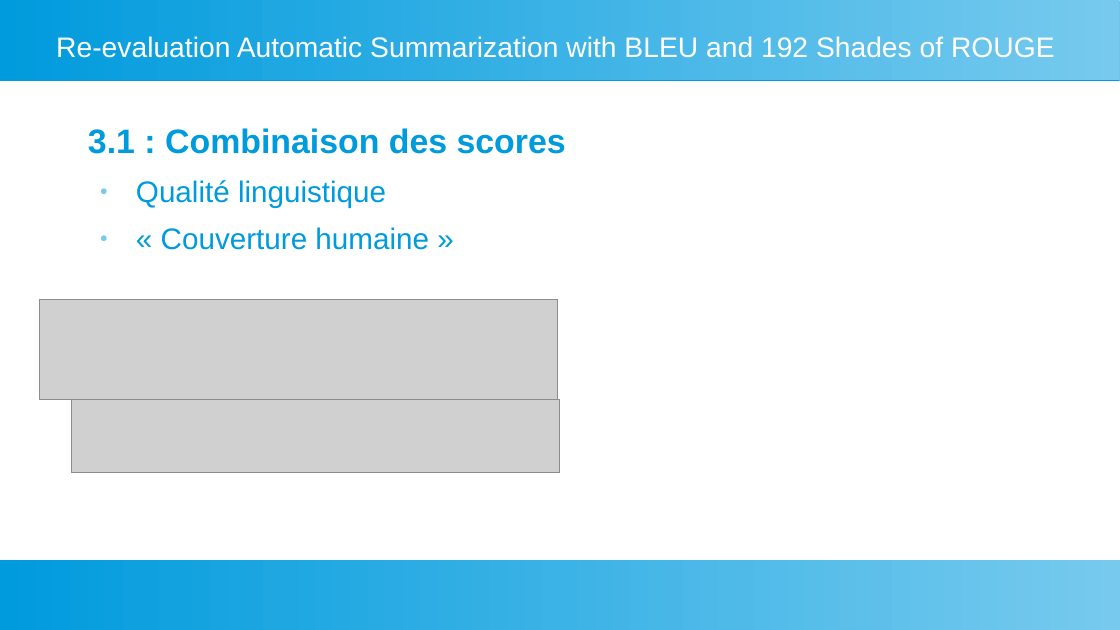
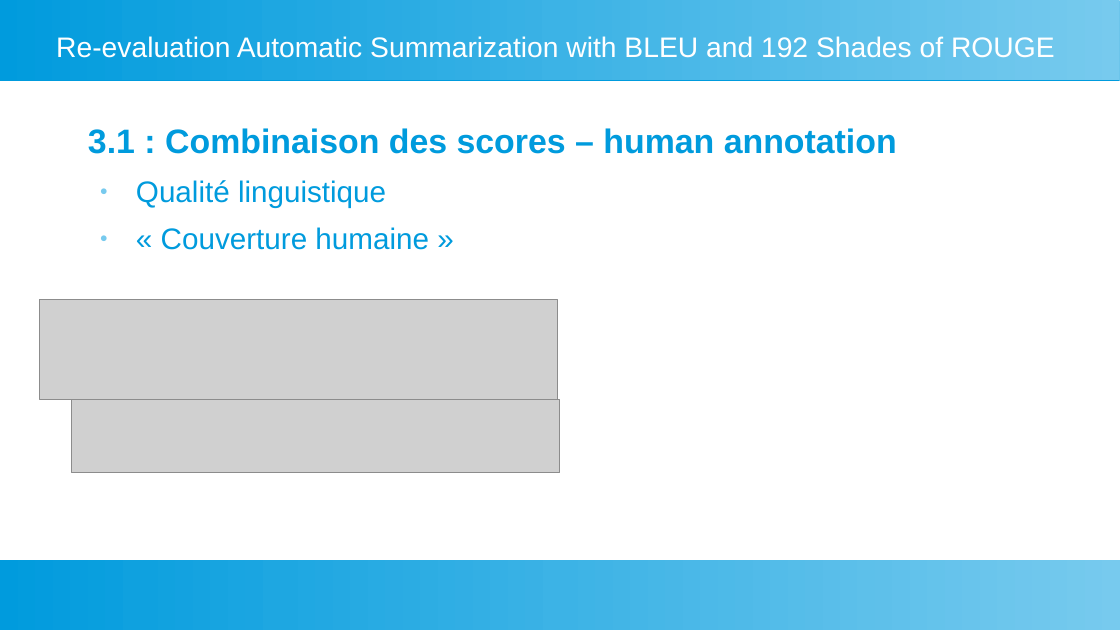
Before and after one commit to fannybachey/stage_2024, a slide deck: slide 11 of presentation/presentation_2.odp (slide 6 before the commit). Drawn at 1120x630 pixels with LibreOffice and Linux fonts; fonts in the diff are those of the drawing; grey boxes stand for pictures. Boxes give left, top, right and bottom in pixels: in the first picture for what was removed or moved away, otherwise in the second. Text is boxed around its words. In the diff, an @@ line names an element or a change of style, - is before the commit and + after.

```diff
--- a/presentation/presentation_2.odp
+++ b/presentation/presentation_2.odp
@@ text at (88, 128, 897, 154): text changed @@
-3.1 : Combinaison des scores
+3.1 : Combinaison des scores – human annotation
```
Also in this commit, not shown: 3 other slides changed, 11 slides added, 1 slide removed.
